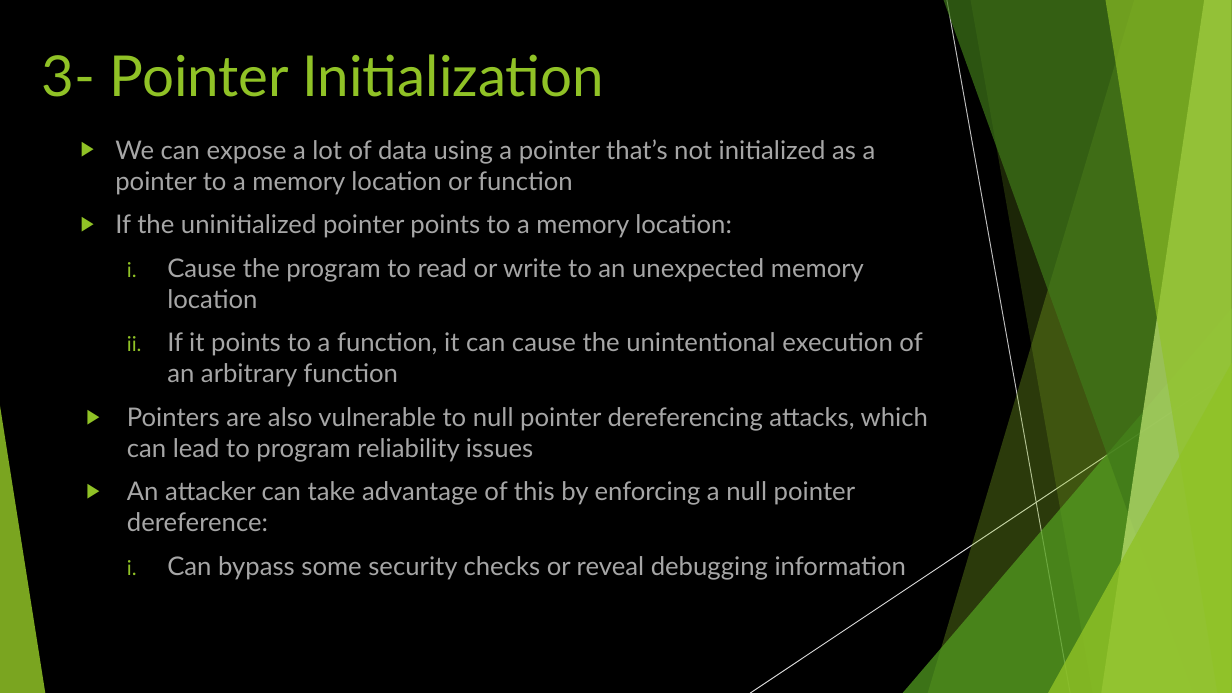
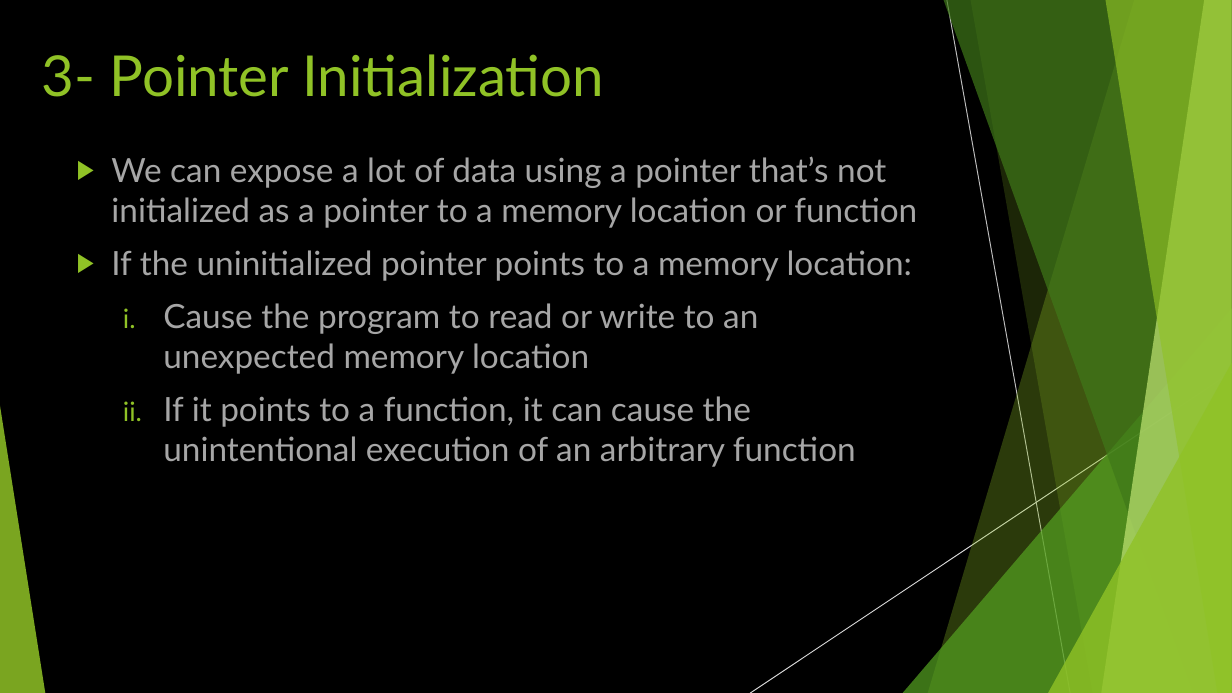
Before and after one commit to raamishkhan99/cpp-security-risks, a slide deck: slide 11 of 3 SECURITY RISKS OF C++ - Raamish Khan (3).pptx. Drawn at 1232x693 pixels with LibreOffice and Linux fonts; fonts in the diff are those of the drawing. Boxes give left, top, right and bottom in pixels: in the first picture for what was removed or moved away, otherwise in the second. Text is boxed around its words. In the diff, an @@ line names an element or a change of style, - is before the commit and + after.

```diff
--- a/3 SECURITY RISKS OF C++ - Raamish Khan (3).pptx
+++ b/3 SECURITY RISKS OF C++ - Raamish Khan (3).pptx
@@ text "We can expose a lot ...": place and size @@
-text "We can expose a lot ..." at (115, 139, 928, 531)
+text "We can expose a lot ..." at (111, 156, 917, 467)
@@ text "We can expose a lot ..." at (111, 156, 917, 467): size 20 to 26 pt @@
@@ text at (127, 407, 928, 531): paragraphs removed @@
-▶ Pointers are also vulnerable to null pointer dereferencing attacks, which can lead to program reliability issues
-▶ An attacker can take advantage of this by enforcing a null pointer dereference:
-  i. Can bypass some security checks or reveal debugging information
```
Also in this commit, not shown: 1 other slide changed.
